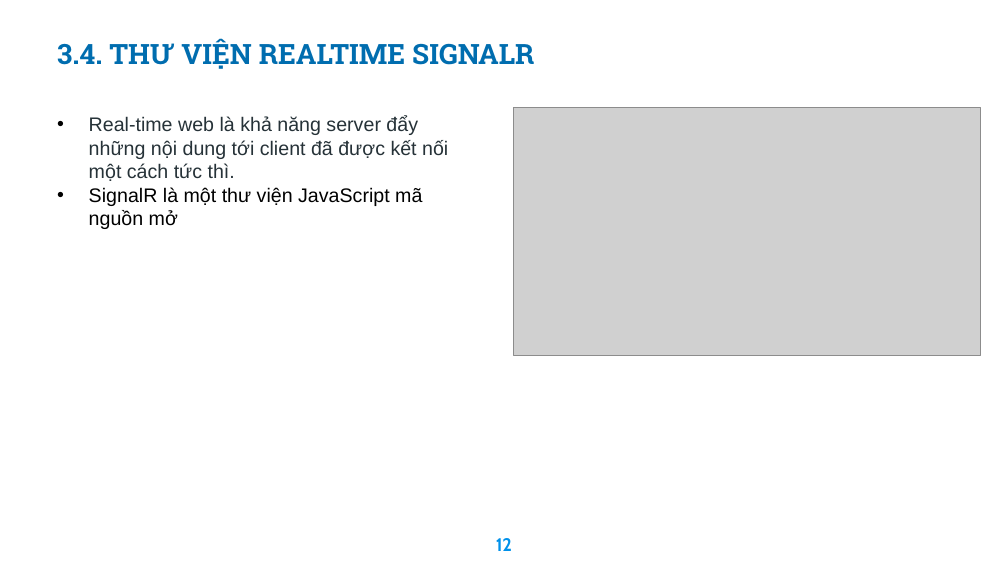
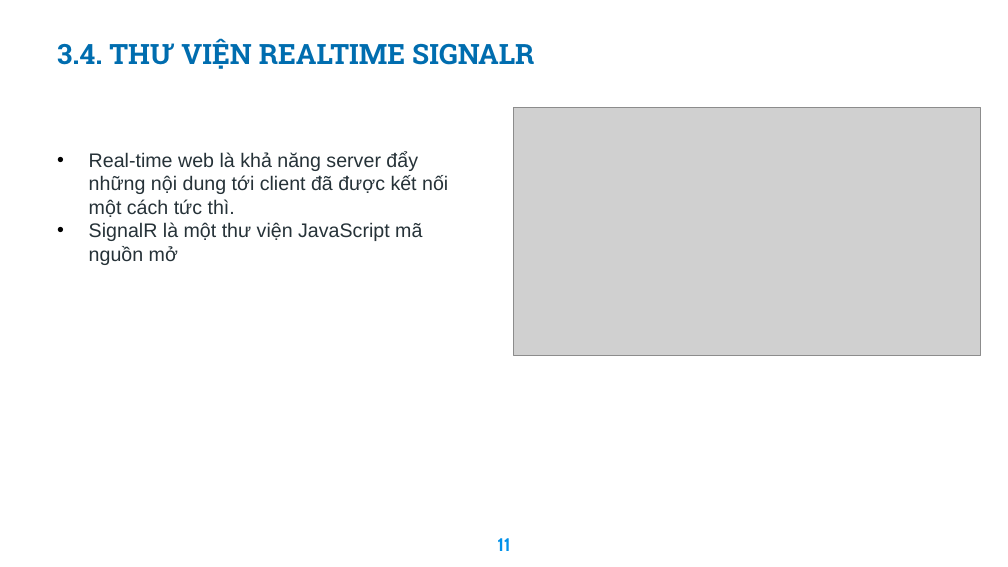
Before and after one commit to haitran2000/Ecommerce-Fashion-Website, a slide deck: slide 11 of Do An Tot Nghiep.pptx (slide 12 before the commit). Drawn at 1008x567 pixels with LibreOffice and Linux fonts; fonts in the diff are those of the drawing; grey boxes stand for pictures; background and template pictures are left out. Boxes give left, top, right and bottom in pixels: in the first picture for what was removed or moved away, otherwise in the second. Text is boxed around its words. In the diff, an @@ line names an element or a change of style, - is before the commit and + after.

```diff
--- a/Do An Tot Nghiep.pptx
+++ b/Do An Tot Nghiep.pptx
@@ text "Real-time web là khả năng ...": place and size @@
-text "Real-time web là khả năng ..." at (89,116,448,229)
+text "Real-time web là khả năng ..." at (89,152,448,265)
@@ text at (89,222,422,265): text colour #000000 to #263238 in "SignalR là một thư viện JavaScript mã ..." @@
@@ page number at (497,538,510,551): text changed @@
-12
+11
```
Also in this commit, not shown: 11 other slides changed, 2 slides removed, 19 other files.
